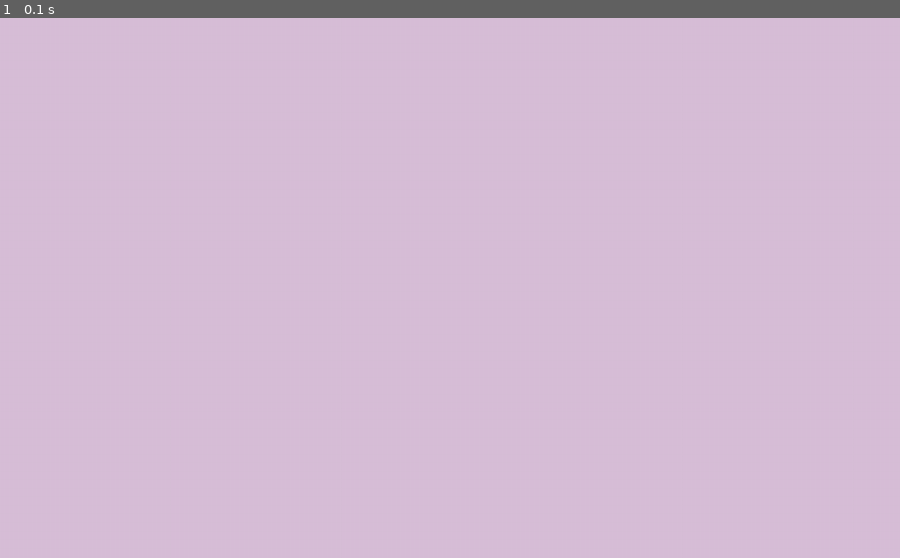
Above: before the commit, frame 1.
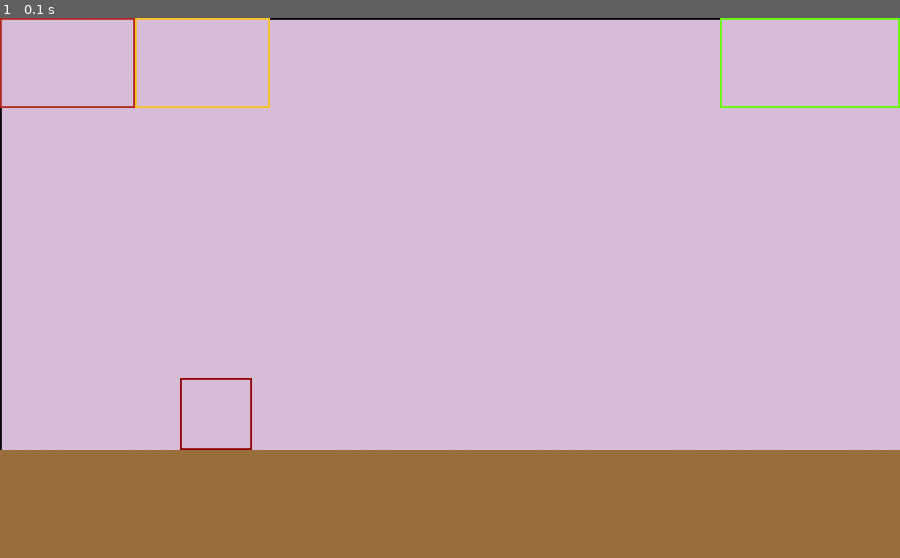
Above: after the commit, the same moment.

Repository: piterbsj/PyGame
Game: pygame game, started from main.py
Two runs of this game, one before a commit and one after it. Both use one fixed random seed, a clock stepped at 60 frames per second and the inputs below.
Inputs:
- Up to frame 1 (0.1 s): no input

The runs differ from the first frame. In frame 1, 21% of the frame differs, in the area x 0-100%, y 0-100%.

Commit message:
отрисовка полей

Diff:
--- a/main.py
+++ b/main.py
@@ -1,11 +1,19 @@
 import pygame
 from pygame import*
 
+from models.Zone import Background, Time, Money, Points
+from models.persons.mainpers import Pony
 
 if __name__ == '__main__':
     pygame.init()
     size = w, h = 1000, 600
     screen = pygame.display.set_mode(size)
+
+    background_zone = Background()
+    time_zone = Time()
+    money_zone = Money()
+    points_zone = Points()
+    pony = Pony()
 
     running = True
     while running:
@@ -13,6 +21,14 @@
             if event.type == pygame.QUIT:
                 running = False
 
+
         screen.fill((216, 191, 216))
+
+        background_zone.draw(screen)
+        time_zone.draw(screen)
+        money_zone.draw(screen)
+        points_zone.draw(screen)
+        pony.draw(screen)
+
         pygame.display.flip()
 print('для коммита')
--- /dev/null
+++ b/models/Zone.py
@@ -0,0 +1,38 @@
+import pygame
+
+
+class Background:
+    def __init__(self):
+        self.background_zone_hitbox = pygame.rect.Rect(0, 0, 5000, 600)
+        self.background_zone_color = pygame.color.Color((0, 0, 0))
+
+        self.ground_hitbox = pygame.rect.Rect(0, 480, 5000, 200)
+        self.ground_color = pygame.color.Color((156, 112, 62))
+
+    def draw(self, screen: pygame.Surface):
+        pygame.draw.rect(screen, self.background_zone_color, self.background_zone_hitbox, width=2)
+        pygame.draw.rect(screen, self.ground_color, self.ground_hitbox, width=0)
+
+class Points:
+    def __init__(self):
+        self.points_zone_hitbox = pygame.rect.Rect(0, 0, 150, 100)
+        self.points_zone_color = pygame.color.Color((179, 40, 33))
+
+    def draw(self, screen: pygame.Surface):
+        pygame.draw.rect(screen, self.points_zone_color, self.points_zone_hitbox, width=2)
+
+class Money:
+    def __init__(self):
+        self.money_zone_hitbox = pygame.rect.Rect(150, 0, 150, 100)
+        self.money_zone_color = pygame.color.Color((255, 195, 31))
+
+    def draw(self, screen: pygame.Surface):
+        pygame.draw.rect(screen, self.money_zone_color, self.money_zone_hitbox, width=2)
+
+class Time:
+    def __init__(self):
+        self.time_zone_hitbox = pygame.rect.Rect(800, 0, 200, 100)
+        self.time_zone_color = pygame.color.Color((102, 255, 0))
+
+    def draw(self, screen: pygame.Surface):
+        pygame.draw.rect(screen, self.time_zone_color, self.time_zone_hitbox, width=2)
--- a/models/persons/mainpers.py
+++ b/models/persons/mainpers.py
@@ -1,5 +1,10 @@
+import pygame
 from pygame import *
 
 class Pony:             #главный персонаж
     def __init__(self):
-        pass
+        self.pony_hitbox = pygame.rect.Rect(200, 400, 80, 80)
+        self.pony_color = pygame.color.Color((148, 0, 0))
+
+    def draw(self, screen: pygame.Surface):
+        pygame.draw.rect(screen, self.pony_color, self.pony_hitbox, width=2)
Not shown, added: models/requirements.txt
